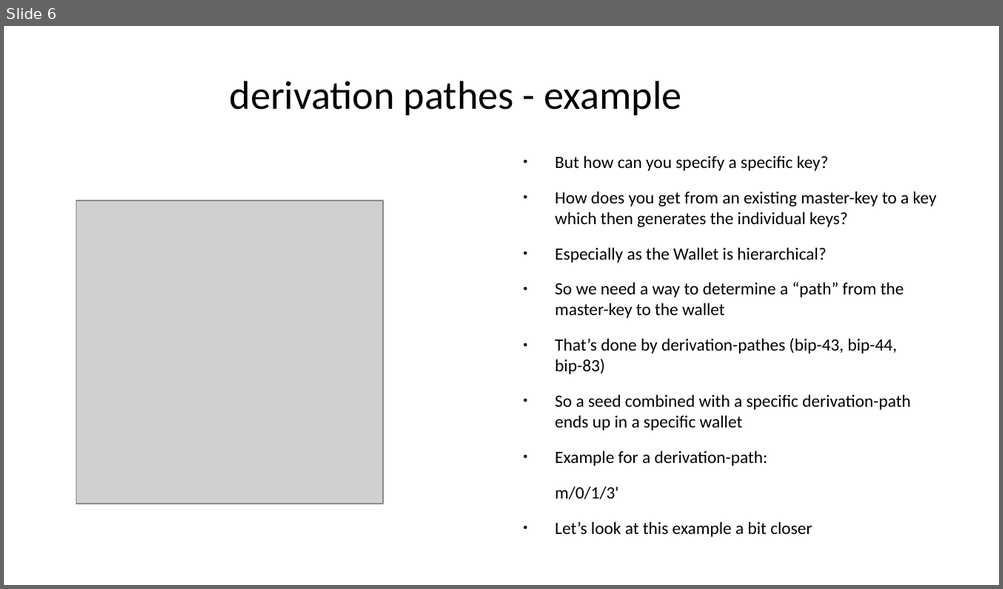
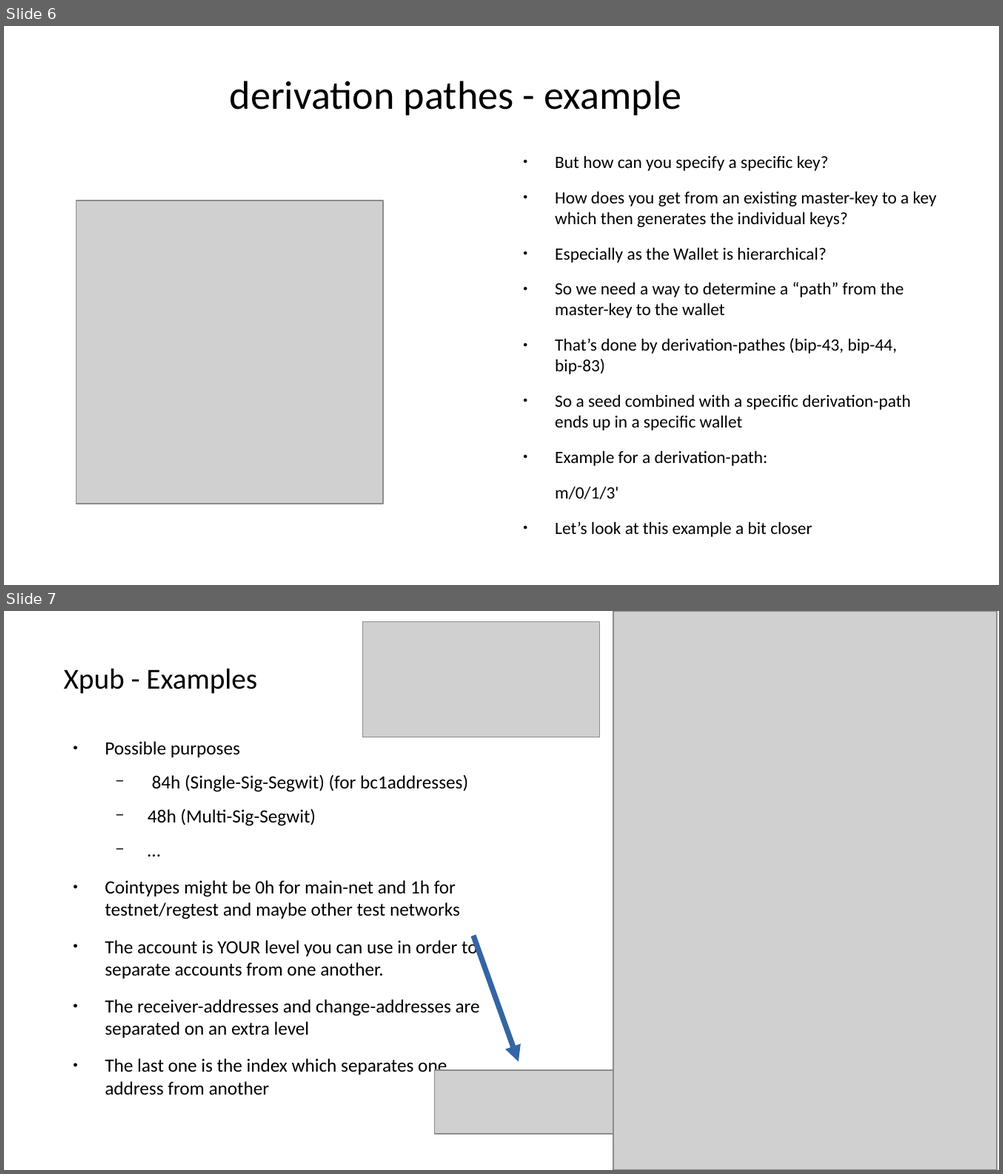
Before and after one commit to cryptoadvance/specter-education, a slide deck: content/bitcoin201/01_HD-wallets-deriv-path-addr-typed.odp. Shown one above the other, each under a label of ours: slide 6 before the commit, slides 6 and 7 after it. The pictures are 1003x589 and 1003x1174 pixels, drawn with LibreOffice and Linux fonts; fonts in the diff are those of the drawing; grey boxes stand for pictures. Boxes give left, top, right and bottom in pixels: in the first picture for what was removed or moved away, otherwise in the second. Text is boxed around its words. In the diff, an @@ line names an element or a change of style, - is before the commit and + after.

```diff
--- a/content/bitcoin201/01_HD-wallets-deriv-path-addr-typed.odp
+++ b/content/bitcoin201/01_HD-wallets-deriv-path-addr-typed.odp
@@ slide 7 added at (4, 611, 999, 1170), background #FFFFFF @@
@@ picture added at (362, 622, 600, 738) @@
@@ picture added at (613, 611, 997, 1170) @@
@@ title added at (64, 668, 257, 694), 23.2 pt, text #000000 @@
+Xpub - Examples
@@ text added at (105, 741, 480, 1077), 14.9 pt, text #000000 @@
+● Possible purposes
+  − 84h (Single-Sig-Segwit) (for bc1addresses)
+  − 48h (Multi-Sig-Segwit)
+  − …
+● Cointypes might be 0h for main-net and 1h for testnet/regtest and maybe other test networks
+● The account is YOUR level you can use in order to separate accounts from one another.
+● The receiver-addresses and change-addresses are separated on an extra level
+● The last one is the index which separates one address from another
@@ arrow added from (473, 936) to (518, 1062), #3465A4 4.31 pt @@
@@ picture added at (435, 1071, 613, 1134) @@
```
Also in this commit, not shown: 2 other slides added, 3 other files.
